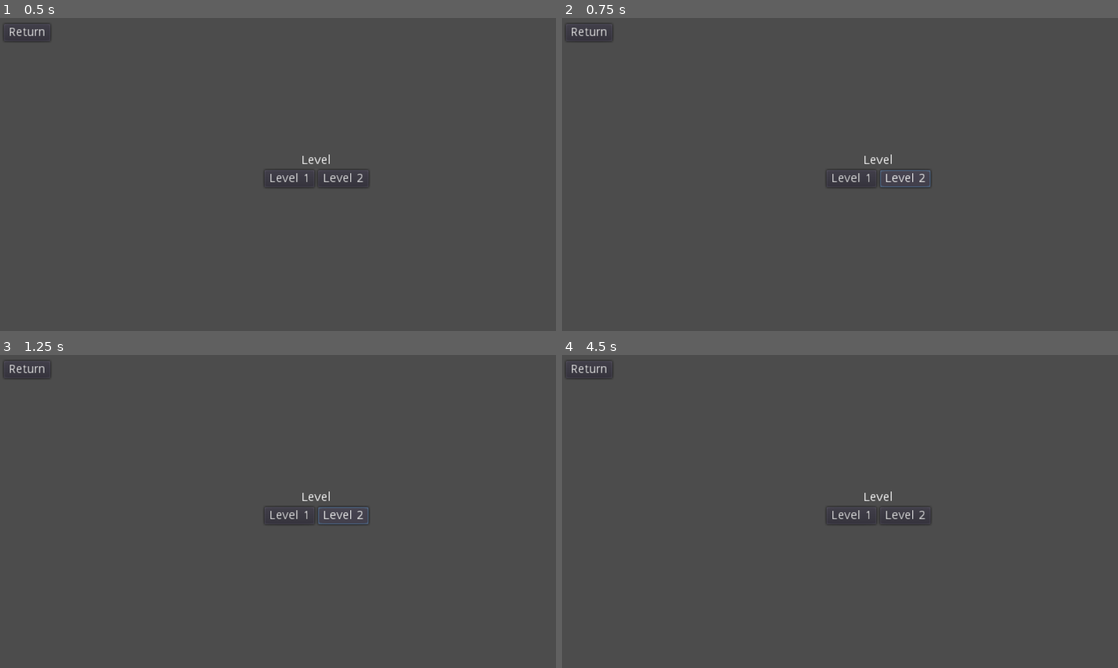
Above: before the commit, frames 1-4 (two rows, left to right).
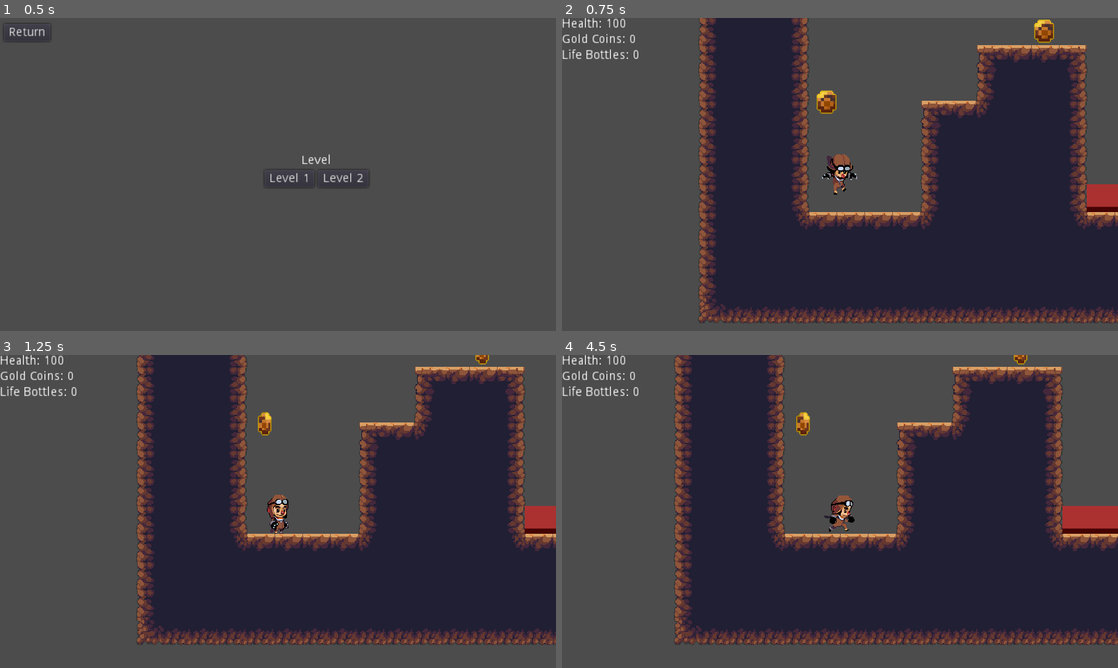
Above: after the commit, the same moments.

Repository: nordlightstudio/PlatformerLive
Game: Godot game, scene res://LevelMenu.tscn
The game is run twice, just before and just after one commit, with the same random seed, the same clock (stepped at 60 frames per second) and the same inputs. This scene is started directly instead of the project's main scene. The engine's default icon, where the game draws it, is replaced by a stand-in: a white triangle on a blue panel in a dark square.
Inputs (mouse positions are in pixels of both pictures, inside the frame that each line leads up to):
- Up to frame 1 (0.5 s): no input
- Up to frame 2 (0.75 s): click "Level 2" at 0.5 s
- Up to frame 3 (1.25 s): no input
- Up to frame 4 (4.5 s): click (851, 514) at 1.25 s, where only the run before the commit has a clickable "Level 1"; click (851, 514) at 2 s, where only the run before the commit has a clickable "Level 1"; click (589, 370) at 2.75 s, where only the run before the commit has a clickable "Return"; click (851, 517) at 3.5 s, where only the run before the commit has a clickable "Level Menu"; hold Right (ui_right) from 4.28 s (still down); tap 1 (useLifeBottle) at 4.35 s

Frame 1 is identical in both runs. In frame 2, 55% of the frame differs, in the area x 0-100%, y 0-98%; in frame 3, 54%; in frame 4, 56%, in the area x 0-100%, y 0-93%.
Error before the commit: Attempt to call function 'load_level' in base 'null instance' on a null instance. (res://LevelMenu.gd:12)

Commit message:
Struktur_finish

Diff:
--- a/Platformer/Game001.gd
+++ b/Platformer/Game001.gd
@@ -5,7 +5,6 @@
 var level_scenes = [
         preload("res://Levels/World001.tscn"),
         preload("res://Levels/World002.tscn"),
-        preload("res://LevelMenu.tscn")
         ]
 
 var current_level
@@ -13,7 +12,7 @@
 # Wenn alles fertig geladen
 func _ready():
     #ersten level laden
-    load_level(1)
+    load_level(Global.current_level_counter)
 
 
 func load_level(level):
--- /dev/null
+++ b/Platformer/Global.gd
@@ -0,0 +1,16 @@
+#Global
+extends Node
+
+#VAR
+
+#Player
+
+
+#Levels
+var current_level_counter = 1
+
+#Menus
+
+
+func _ready():
+	pass
--- /dev/null
+++ b/Platformer/Global.tscn
@@ -0,0 +1,6 @@
+[gd_scene load_steps=2 format=2]
+
+[ext_resource path="res://Global.gd" type="Script" id=1]
+
+[node name="Global" type="Node"]
+script = ExtResource( 1 )
--- a/Platformer/LevelMenu.gd
+++ b/Platformer/LevelMenu.gd
@@ -5,8 +5,11 @@
 	get_tree().change_scene("res://StartMenu.tscn")
 
 func _on_Level1_pressed():
-	get_node("/root/Game001").load_level(1)
+	#get_node("/root/Game001").load_level(1)
+	Global.current_level_counter = 1
+	get_tree().change_scene("res://Game001.tscn")
 
 func _on_Level2_pressed():
 	#get_tree().change_scene("res://Levels/World002.tscn")
-	get_node("/root/Game001").load_level(2)
+	Global.current_level_counter = 2
+	get_tree().change_scene("res://Game001.tscn")
--- a/Platformer/WorldComplete.gd
+++ b/Platformer/WorldComplete.gd
@@ -5,4 +5,3 @@
 func _on_WorldComplete_body_entered(body):
 	if body.name == "Player001":
 		get_tree().change_scene("res://LevelMenu.tscn")
-		#get_node("/root/Game001").load_level(3)
--- a/Platformer/project.godot
+++ b/Platformer/project.godot
@@ -18,6 +18,10 @@
 config/name="Plattformer"
 run/main_scene="res://Game001.tscn"
 config/icon="res://icon.png"
+
+[autoload]
+
+Global="*res://Global.tscn"
 
 [display]
 
